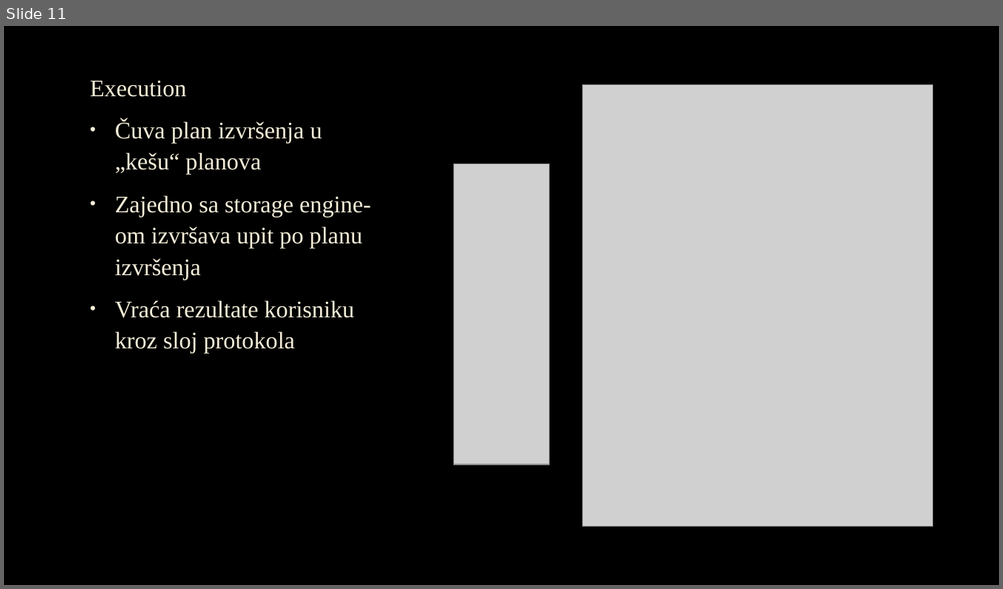
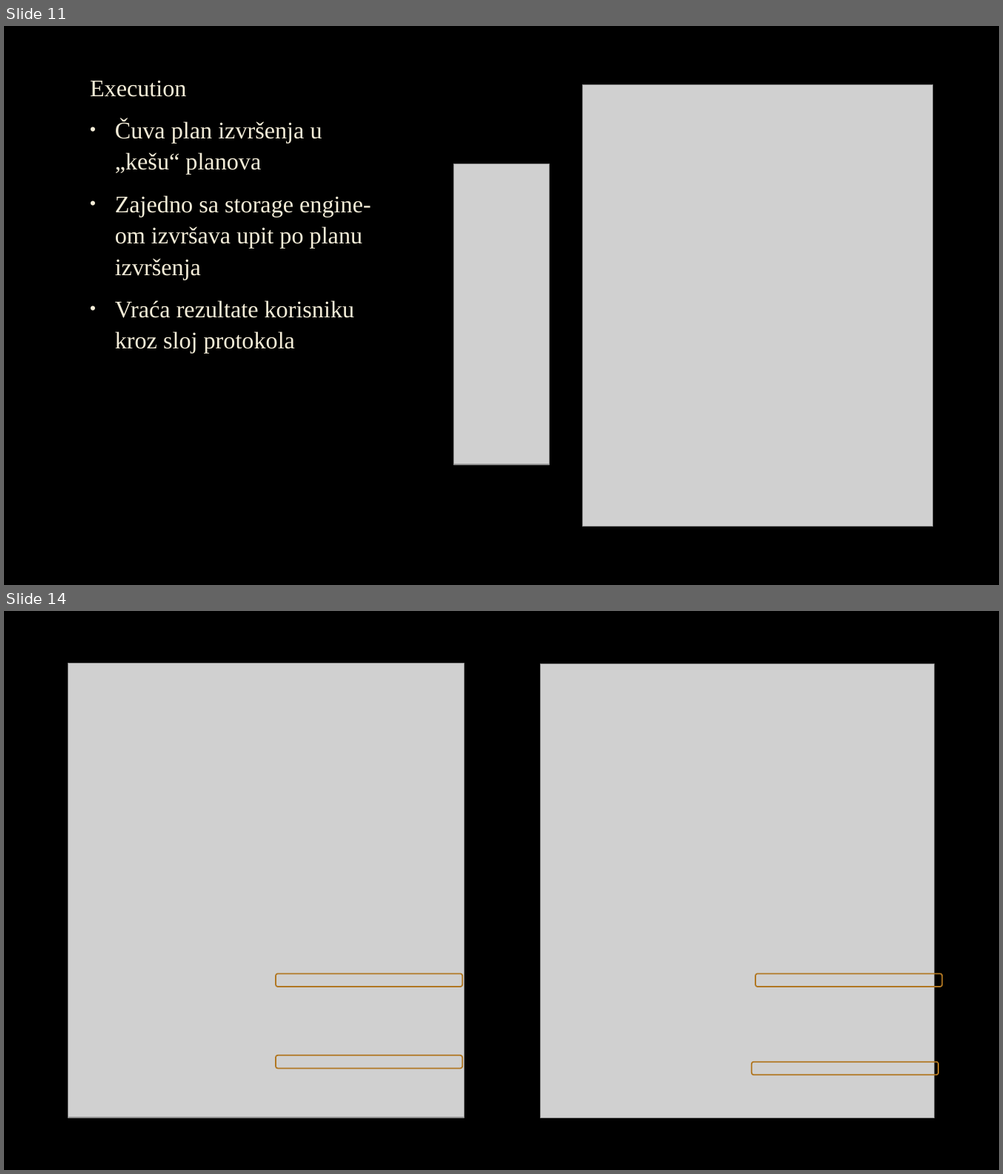
Before and after one commit to Djordje-Nikolic/AdvanceDatabaseSystemsCourse, a slide deck: Seminarski1/MS SQL Server - Obrada upita.pptx. Shown one above the other, each under a label of ours: slide 11 before the commit, slides 11 and 14 after it; the slides between them are not shown. The pictures are 1003x589 and 1003x1174 pixels, drawn with LibreOffice and Linux fonts; fonts in the diff are those of the drawing; grey boxes stand for pictures; background and template pictures are left out. Boxes give left, top, right and bottom in pixels: in the first picture for what was removed or moved away, otherwise in the second. Text is boxed around its words. In the diff, an @@ line names an element or a change of style, - is before the commit and + after.

```diff
--- a/Seminarski1/MS SQL Server - Obrada upita.pptx
+++ b/Seminarski1/MS SQL Server - Obrada upita.pptx
@@ slide 14 added at <box>4,611,999,1170</box>, background picture (left out) @@
@@ picture added at <box>68,664,464,1118</box> @@
@@ picture added at <box>540,664,934,1119</box> @@
@@ rounded rectangle added at <box>276,974,462,987</box>, outline #B27822 1.25 pt @@
@@ rounded rectangle added at <box>755,974,942,987</box>, outline #B27822 1.25 pt @@
@@ rounded rectangle added at <box>276,1056,462,1068</box>, outline #B27822 1.25 pt @@
@@ rounded rectangle added at <box>751,1062,938,1075</box>, outline #B27822 1.25 pt @@
```
Also in this commit, not shown: 1 slide changed, 14 other slides added, 1 other file.
